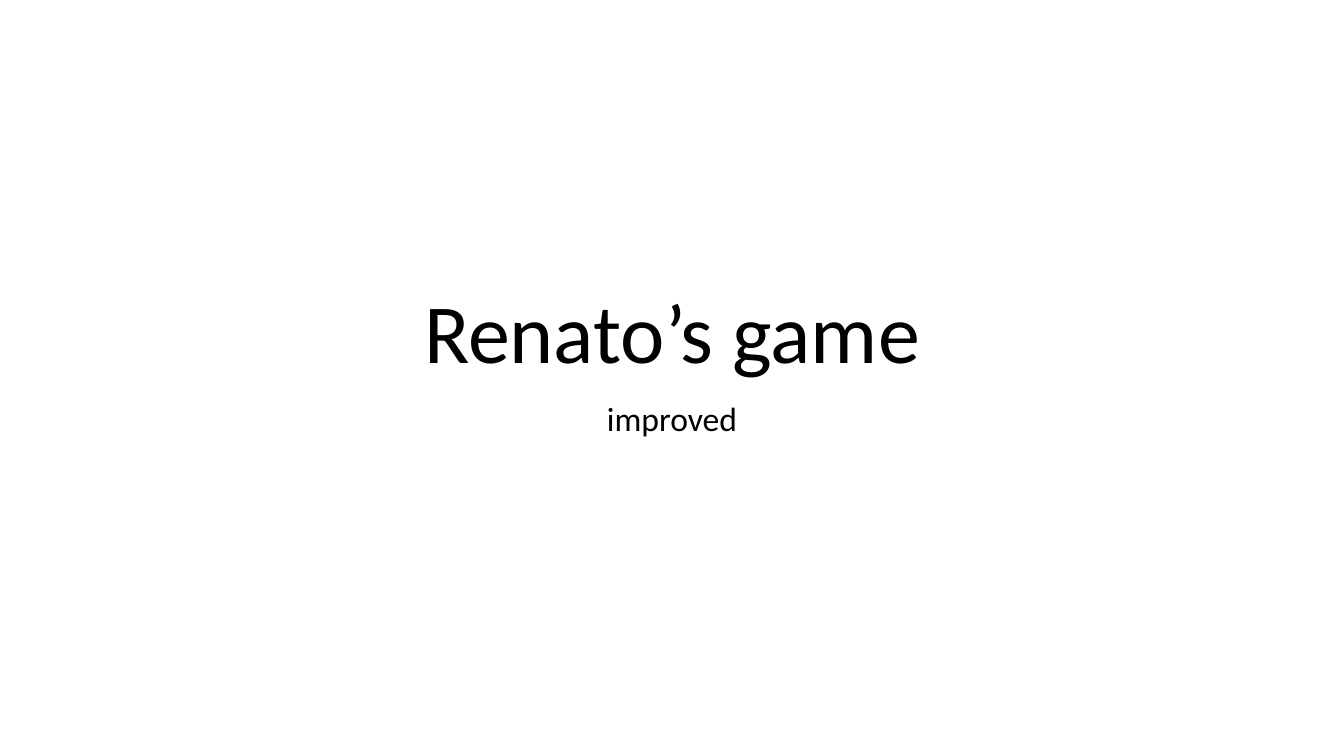
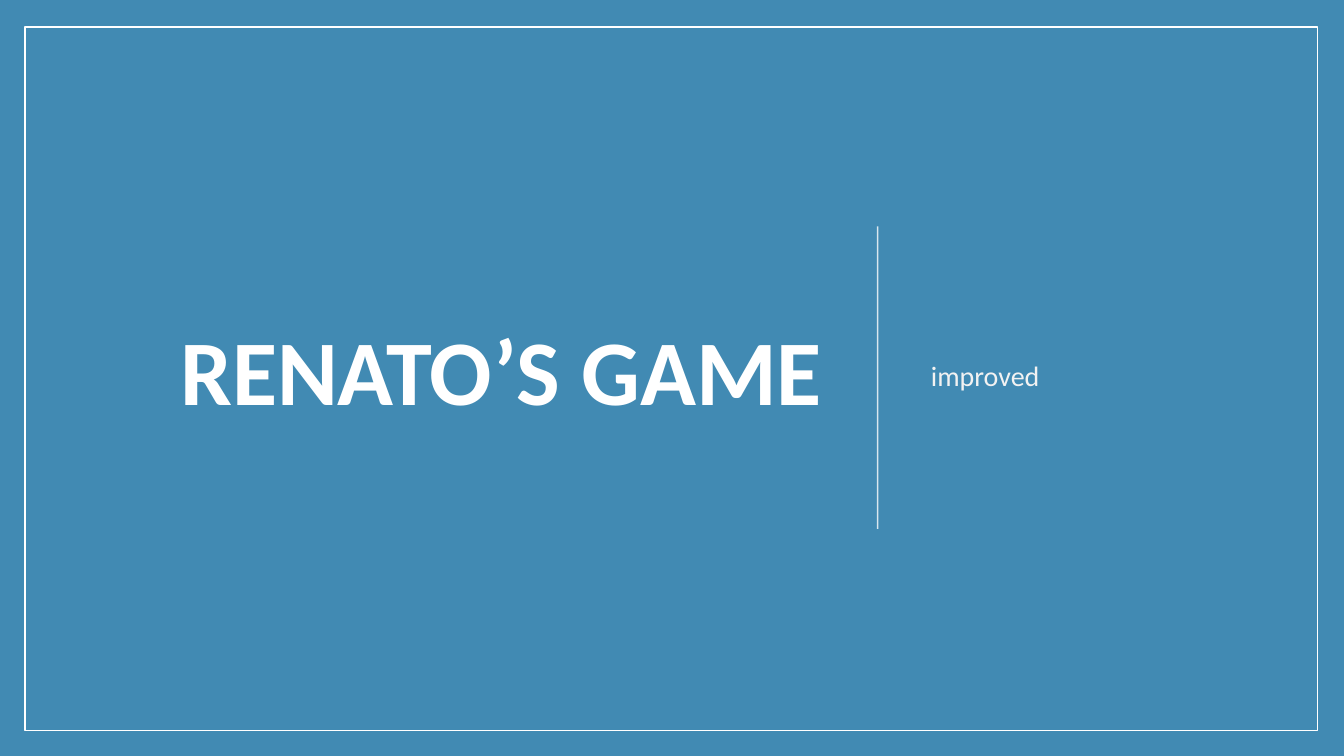
Before and after one commit to diogosoares22/Project-Quid, a slide deck: slide 1 of hackaton.pptx. Drawn at 1344x756 pixels with LibreOffice and Linux fonts; fonts in the diff are those of the drawing. Boxes give left, top, right and bottom in pixels: in the first picture for what was removed or moved away, otherwise in the second. Text is boxed around its words. In the diff, an @@ line names an element or a change of style, - is before the commit and + after.

```diff
--- a/hackaton.pptx
+++ b/hackaton.pptx
@@ background #FFFFFF to #418AB3 @@
@@ rectangle added at <box>0,0,1344,756</box>, fill #418AB3 @@
@@ rectangle added at <box>25,27,1318,730</box>, outline #FFFFFF 1 pt @@
@@ title "RENATO’S GAME" at <box>180,338,821,406</box>: vertical alignment bottom to middle @@
@@ subtitle "improved": place and size @@
-subtitle "improved" at <box>607,407,737,437</box>
+subtitle "improved" at <box>931,366,1040,391</box>
@@ subtitle "improved" at <box>931,366,1040,391</box>: size 24 to 20 pt, text colour #000000 to #F2F2F2; alignment centre to left; more space between paragraphs; vertical alignment top to middle @@
@@ line added from (878, 529) to (878, 227), #FFFFFF 1 pt @@
@@ title at <box>180,338,821,406</box>: text changed; size 60 to 66 pt; text colour #000000 to #FFFFFF; bold on @@
-Renato’s game
+RENATO’S GAME
```
Also in this commit, not shown: 5 other slides changed.
